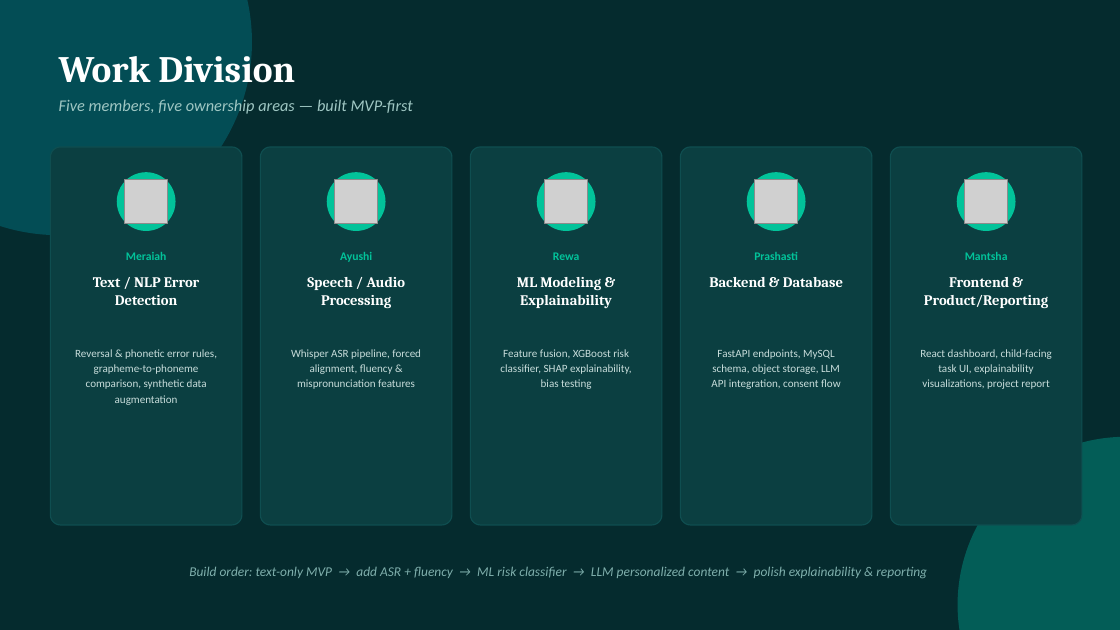
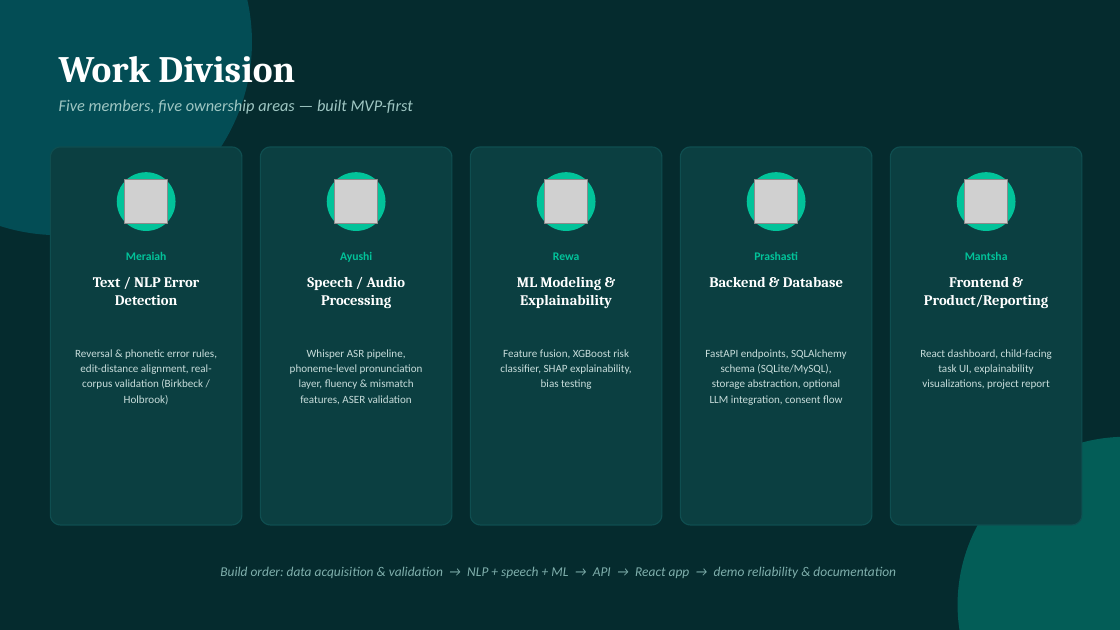
Before and after one commit to lunarpixie9/lexora, a slide deck: slide 5 of docs/Lexora_Presentation.pptx. Drawn at 1120x630 pixels with LibreOffice and Linux fonts; fonts in the diff are those of the drawing; grey boxes stand for pictures. Boxes give left, top, right and bottom in pixels: in the first picture for what was removed or moved away, otherwise in the second. Text is boxed around its words. In the diff, an @@ line names an element or a change of style, - is before the commit and + after.

Commit message:
Add pronunciation layer, transcript correction and read-aloud feedback
Whisper (small, medium and large-v3-turbo alike) silently repairs
mispronunciations towards fluent English, measured on a real test
recording ("he as a blue shit" -> "he has a blue shirt"). This adds an
independent phoneme recogniser (wav2vec2-XLSR, no language model, int8)
whose output is aligned accent-tolerantly with CMUdict pronunciations
to flag mispronounced words. Validated on the same 120 ASER clips as
Whisper: 83% examiner agreement on sentences (Whisper 77%); "either
recogniser passes" is at least as good at every level, so items Whisper
rejected are rescued when their sounds matched.

- indicator: new pronunciation signal, speech weights rebalanced (v1.1)
- report: pronunciation section, per-word confidence highlighting,
  teacher transcript correction (original kept for audit, re-scored)
- practice: mispronounced words become targets ("Saying every sound");
  read-aloud items get instant pronunciation feedback via /read-check
- fix: practice generator crashed on one-letter missed words
- docs, methodology page and presentation deck synchronised
- 27 backend tests

```diff
--- a/docs/Lexora_Presentation.pptx
+++ b/docs/Lexora_Presentation.pptx
@@ text at box(75, 349, 217, 404): text changed @@
-Reversal & phonetic error rules, grapheme-to-phoneme comparison, synthetic data augmentation
+Reversal & phonetic error rules, edit-distance alignment, real-corpus validation (Birkbeck / Holbrook)
@@ text at box(290, 349, 423, 404): text changed @@
-Whisper ASR pipeline, forced alignment, fluency & mispronunciation features
+Whisper ASR pipeline, phoneme-level pronunciation layer, fluency & mismatch features, ASER validation
@@ text at box(705, 349, 847, 405): text changed @@
-FastAPI endpoints, MySQL schema, object storage, LLM API integration, consent flow
+FastAPI endpoints, SQLAlchemy schema (SQLite/MySQL), storage abstraction, optional LLM integration, consent flow
@@ text at box(220, 567, 896, 578): text changed @@
-Build order: text-only MVP → add ASR + fluency → ML risk classifier → LLM personalized content → polish explainability & reporting
+Build order: data acquisition & validation → NLP + speech + ML → API → React app → demo reliability & documentation
```
Also in this commit, not shown: 2 other slides changed, 30 other files.
